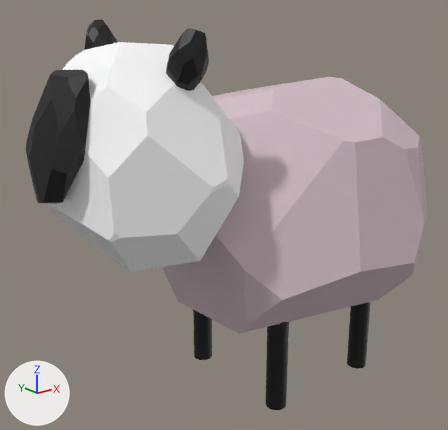
Two versions of the glTF model public/models/shorn_sheep.glb, one commit apart.
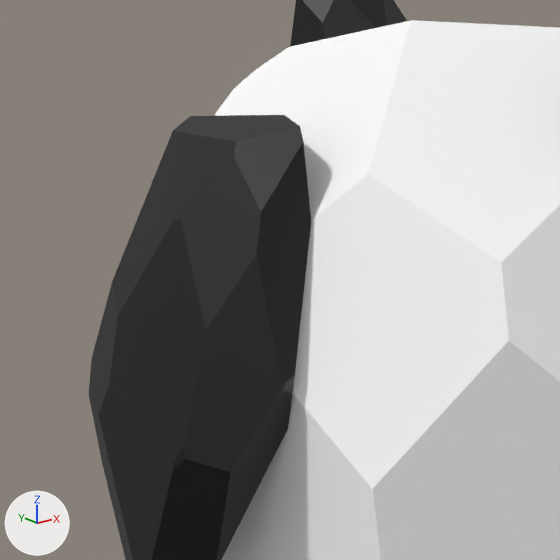
Each version appears first whole from a camera (50 mm lens) standing at (-2.137, -2.159, 0.858) and looking at (-0.355, 0.068, -0.033), and next in a close-up on the part from 0% to 36% of the width and 8% to 46% of the height. The lights are fixed; the arrows at lower left show +X, +Y and +Z. Where no turn or scale is listed for an object, it has been applied to the vertices.

Names of what the first close-up shows: 'Ear1', 'Head', 'Head.002'.
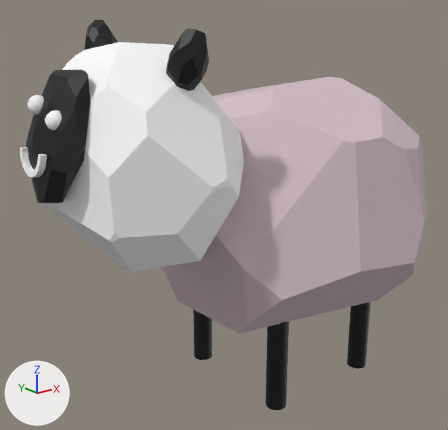
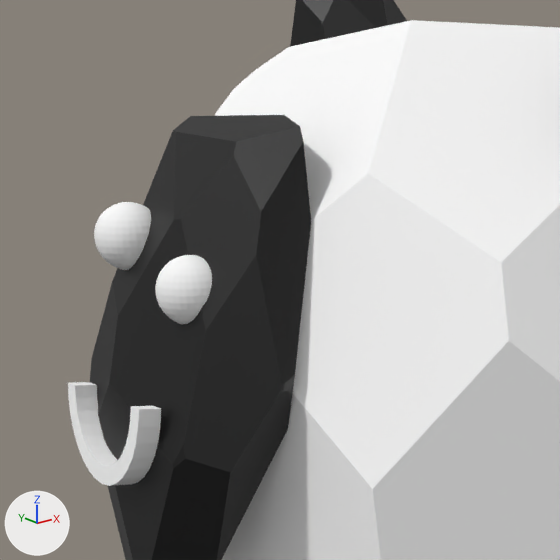
Commit message: Our sheeps are happy now !

What differs and where, as boxes (x1, y1, x2, y2) in the close-ups (560 x 560 px):
'Mouth', added: after (68, 382, 161, 486)
'Eye2', added: after (155, 255, 212, 324)
'Eye1', added: after (94, 202, 151, 270)

Patch to the scene script:
```diff
--- a/public/models/shorn_sheep.glb.py
+++ b/public/models/shorn_sheep.glb.py
@@ me_cylindre_002 @@
+me_cylindre_002.from_pydata(...)  # 72 vertices, 140 faces; spans x -0.15..0.15, y -0.15..0.0, z -1.0..1.0
+me_cylindre_002.materials.append(mat_wool)  # white #ffffff
@@ me_sphère_001 @@
+me_sphère_001.from_pydata(...)  # a UV sphere (32 segments, 16 rings, poles along z) spanning x -0.0362..0.0362, y -0.0362..0.0362, z -0.0362..0.0362
+me_sphère_001.materials.append(mat_wool)  # white #ffffff
@@ ob_mouth @@
+ob_mouth = bpy.data.objects.new('Mouth', me_cylindre_002)
+ob_mouth.location = (-1.296, -0.007, 0.411)
+ob_mouth.rotation_euler = (1.666, 0.0, 1.571)  # degrees (95, 0, 90)
+ob_mouth.scale = (0.629, 0.629, -0.0118)
@@ ob_eye2 @@
+ob_eye2 = bpy.data.objects.new('Eye2', me_sphère_001)
+ob_eye2.location = (-1.234, -0.087, 0.523)
@@ ob_eye1 @@
+ob_eye1 = bpy.data.objects.new('Eye1', me_sphère_001.copy())
+ob_eye1.location = (-1.234, 0.063, 0.563)
```
